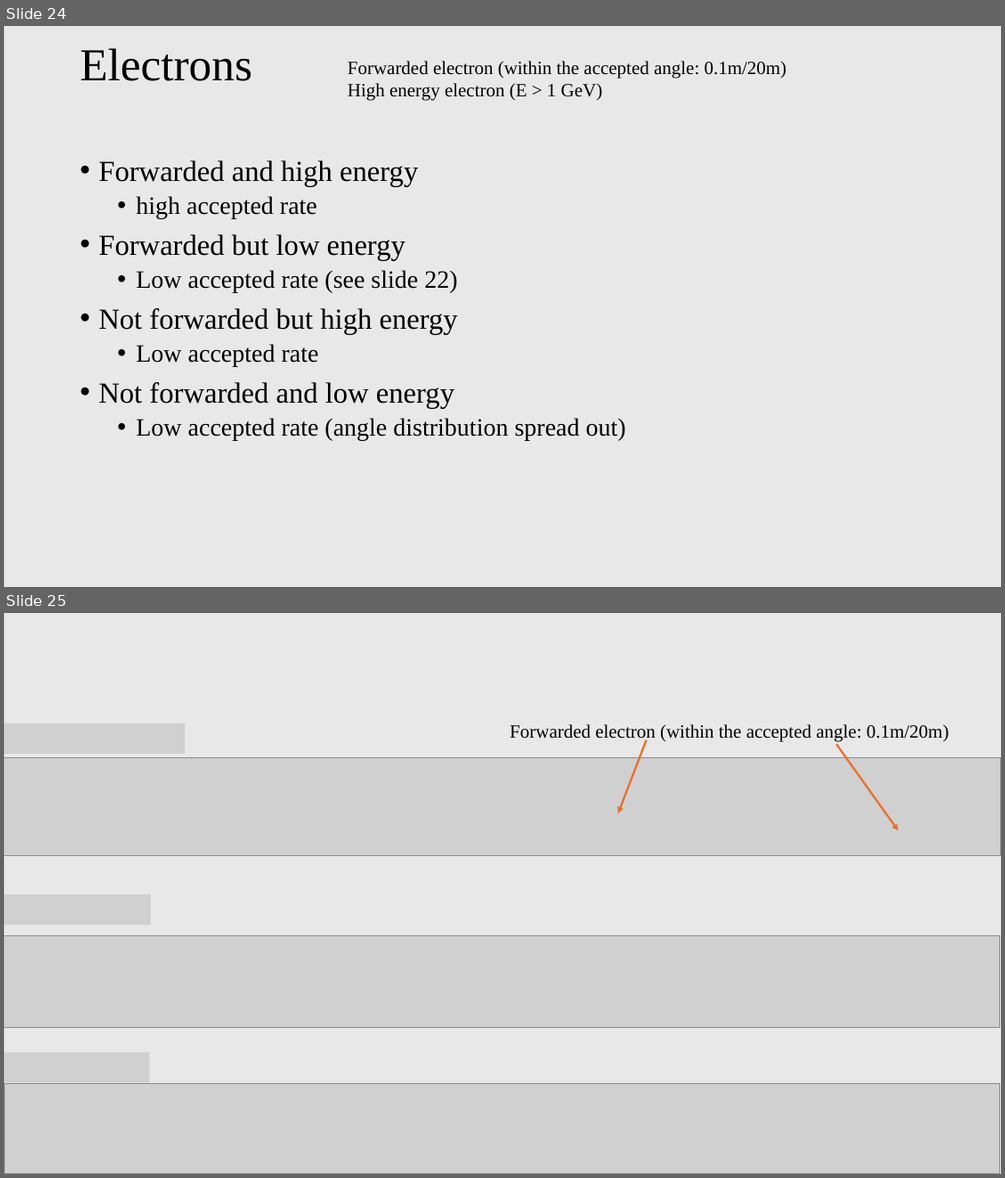
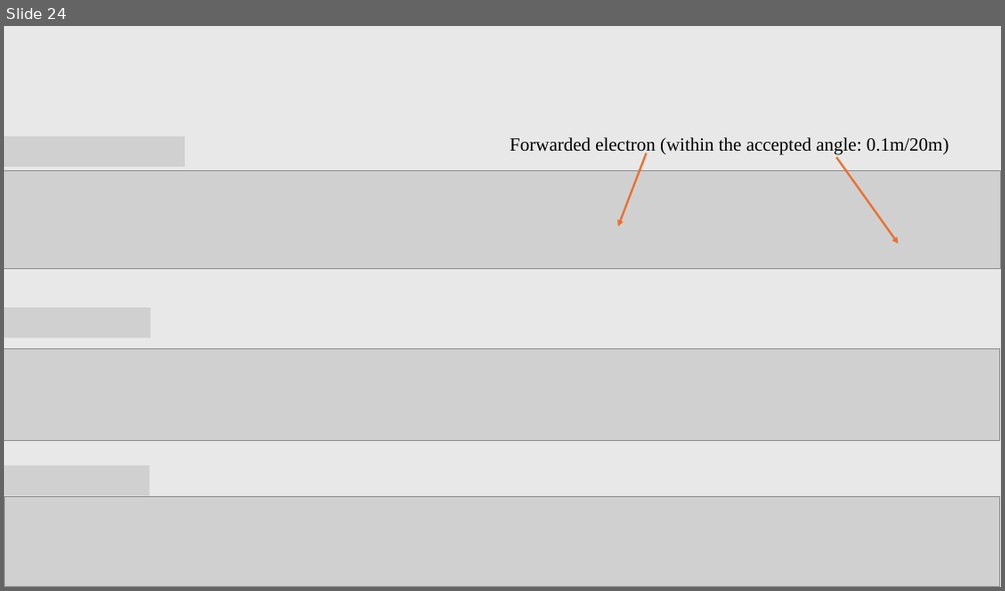
Before and after one commit to PeiranLi001/mCP_BDX, a slide deck: presentation/mCP_BDX.pptx. Shown one above the other, each under a label of ours: slides 24 and 25 before the commit, slide 24 after it. The pictures are 1005x1178 and 1005x591 pixels, drawn with LibreOffice and Linux fonts; fonts in the diff are those of the drawing; grey boxes stand for pictures. Boxes give left, top, right and bottom in pixels: in the first picture for what was removed or moved away, otherwise in the second. Text is boxed around its words. In the diff, an @@ line names an element or a change of style, - is before the commit and + after.

```diff
--- a/presentation/mCP_BDX.pptx
+++ b/presentation/mCP_BDX.pptx
@@ slide 24 removed at (4,26,1001,587), background #E8E8E8 @@
@@ title removed at (80,48,252,81) @@
-Electrons
@@ text removed at (348,61,787,101) @@
-Forwarded electron (within the accepted angle: 0.1m/20m)
-High energy electron (E > 1 GeV)
@@ text removed at (98,160,626,440) @@
-• Forwarded and high energy
-  • high accepted rate
-• Forwarded but low energy
-  • Low accepted rate (see slide 22)
-• Not forwarded but high energy
-  • Low accepted rate
-• Not forwarded and low energy
-  • Low accepted rate (angle distribution spread out)
@@ what was slide 25 is now slide 24 @@
```
Also in this commit, not shown: 2 slides changed, 9 slides added.
